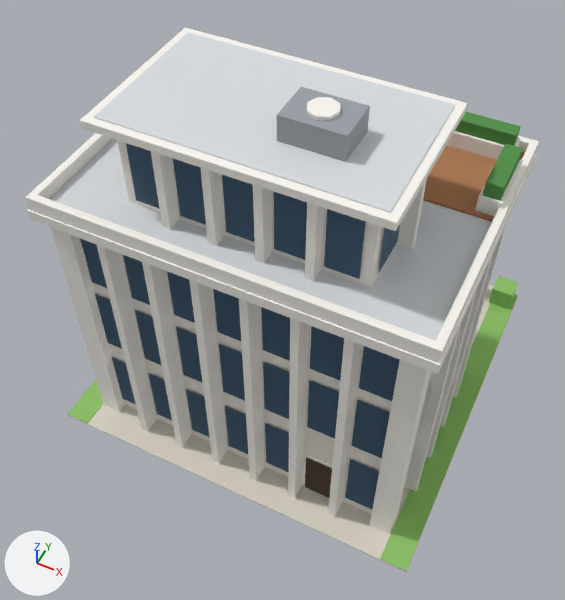
A saved change to the glTF model assets/models/C122-3.glb.
Both versions are drawn from a 50 mm lens placed at (9.2, -21.1, 29.4), pointed at (0.0, -2.5, 6.2). The lights are fixed; the arrows at lower left show +X, +Y and +Z. The first picture is the older version. Where no turn or scale is listed for an object, it has been applied to the vertices.

Objects in the first picture: 'ac_unit_body', 'corner_pier.001', 'corner_pier.003', 'cornice', 'fin.006', 'lawn.001', 'office', 'parapet.001', 'roof', 'roof.001', 'roof_slab', 'yard' and 54 more.
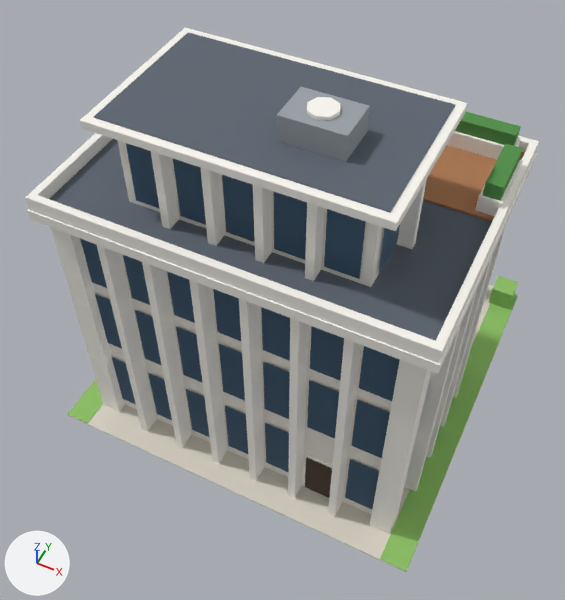
Where the change shows, as pixel boxes (x1, y1, x2, y2) in the pictures (565 x 600 px):
'roof.001', recoloured (light grey to greyish blue): (94, 32, 455, 213) in both
'roof', recoloured (light grey to greyish blue): (50, 139, 492, 341) in both

Edits to the bpy script that builds the scene:
```text
Change mat_roof:
    mat_roof.base_color: (0.694, 0.723, 0.745) -> (0.105, 0.127, 0.162)  # light grey #d9dde0 -> greyish blue #5b6470
```
